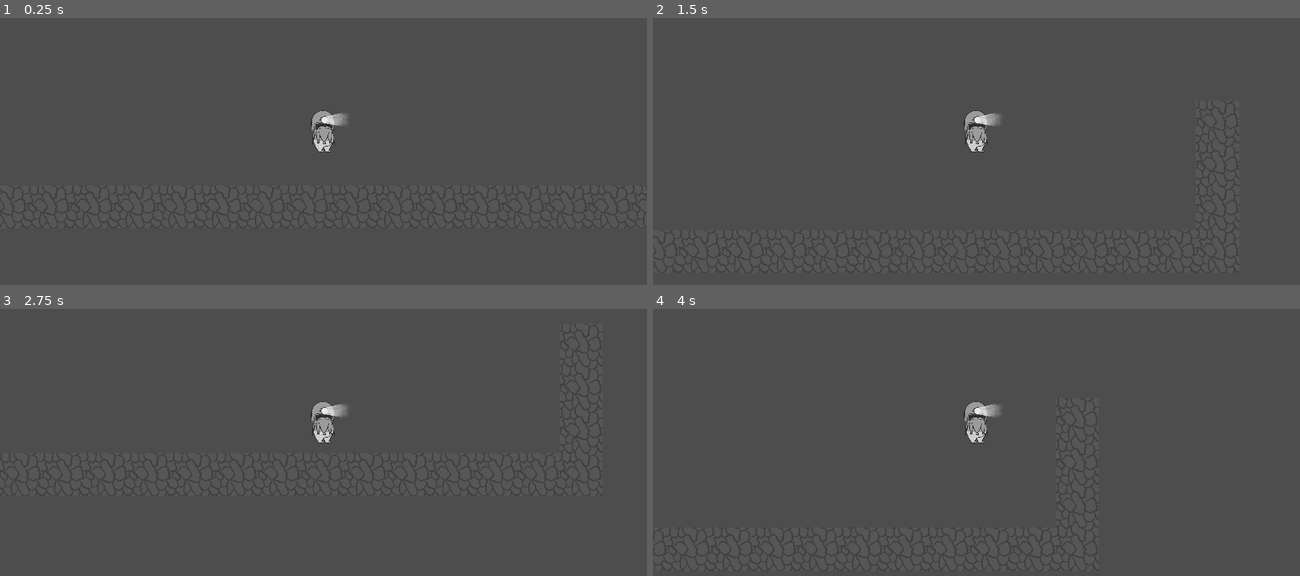
Above: before the commit, frames 1-4 (two rows, left to right).
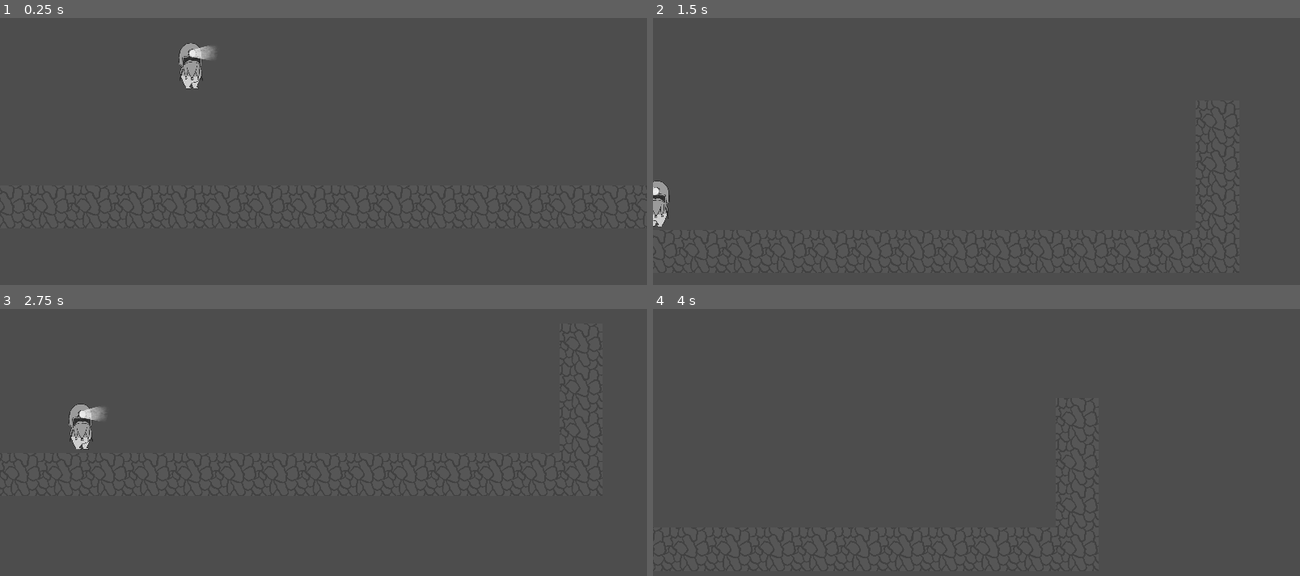
Above: after the commit, the same moments.

Repository: nksacayan/ProjectDarkAndDiggy
Game: Godot game, scene res://levels/test_level.tscn
The game is run twice, just before and just after one commit, with the same random seed, the same clock (stepped at 60 frames per second) and the same inputs.
Inputs:
- Up to frame 1 (0.25 s): no input
- Up to frame 2 (1.5 s): hold D (move_right) from 0.53 s (still down); tap Space (jump) at 0.77 s
- Up to frame 3 (2.75 s): tap Space (jump) at 1.52 s; release D (move_right) at 2.03 s; hold A (move_left) from 2.03 s (still down)
- Up to frame 4 (4 s): release A (move_left) at 2.78 s; hold D (move_right) from 2.78 s (still down); tap Space (jump) at 3.02, 3.77 s

The runs differ from the first frame. In frame 1, 1.1% of the frame differs, in the area x 27-54%, y 9-51%; in frame 2, 0.9%; in frame 3, 1.1%; in frame 4, 0.5%.

Commit message:
Enemy Foundations
1st design of Patrol State.

Diff:
--- /dev/null
+++ b/enemy/kobold/kobold.tscn
@@ -0,0 +1,20 @@
+[gd_scene load_steps=4 format=3 uid="uid://cmmwqu3w11y2e"]
+
+[ext_resource type="Script" path="res://enemy/kobold/kobold_body.gd" id="1_g7ieu"]
+[ext_resource type="Texture2D" uid="uid://d3ypsypb2iomr" path="res://player/assets/sprites/test_dward.PNG" id="2_iw0ra"]
+
+[sub_resource type="CapsuleShape2D" id="CapsuleShape2D_26s4o"]
+radius = 81.0
+height = 298.0
+
+[node name="Kobold" type="CharacterBody2D"]
+script = ExtResource("1_g7ieu")
+
+[node name="Sprite2D" type="Sprite2D" parent="."]
+position = Vector2(47, -5)
+scale = Vector2(1, 1.109)
+texture = ExtResource("2_iw0ra")
+
+[node name="CollisionShape2D" type="CollisionShape2D" parent="."]
+position = Vector2(1, 0)
+shape = SubResource("CapsuleShape2D_26s4o")
--- /dev/null
+++ b/enemy/kobold/kobold_body.gd
@@ -0,0 +1,41 @@
+extends CharacterBody2D
+
+
+const _MOVE_SPEED: float = 50000.0
+const _JUMP_FORCE = -400.0
+
+var patrol_bound : float = 50.0
+var patrol_upper : float = 0.0
+var patrol_lower : float = 0.0
+
+# Get the gravity from the project settings to be synced with RigidBody nodes.
+var _gravity: int = ProjectSettings.get_setting("physics/2d/default_gravity")
+
+var state : State
+var state_factory : StateFactory
+
+func _ready():
+	state_factory = StateFactory.new()
+	change_state("patrol")
+	patrol_upper = position.x + patrol_bound
+	patrol_lower = position.x - patrol_bound
+
+func _physics_process(delta):
+	# Add the gravity.
+	if not is_on_floor():
+		velocity.y += _gravity * delta
+	# Fall.
+	velocity.y = velocity.y + _gravity * delta
+
+	move()
+
+func move():
+	state.move()
+
+func change_state(new_state_name):
+	if state != null:
+		state.queue_free()
+	state = state_factory.get_state(new_state_name).new()
+	print("state Created " + new_state_name)
+	state.setup(Callable(self, "change_state"),$Sprite2D, self)
+	add_child(state)
--- /dev/null
+++ b/enemy/states/patrol_state.gd
@@ -0,0 +1,42 @@
+extends State
+
+class_name PatrolState
+
+var move_mod : MovementModifier = MovementModifier.CENTER;
+
+var patrol_bound : float = 500.0
+var patrol_upper : float = 0.0
+var patrol_lower : float = 0.0
+
+enum MovementModifier {
+	LEFT = -1,
+	CENTER = 0,
+	RIGHT = 1
+}
+
+
+func _ready():
+	print("Patrol Ready")
+	move_mod = MovementModifier.RIGHT
+	patrol_upper = persistent_state.position.x + patrol_bound
+	patrol_lower = persistent_state.position.x - patrol_bound
+
+#change_state.call_func("chase") will change State to Chase
+func _physics_process(_delta):
+	print(" - Calling Patrol Physics ")
+	persistent_state.velocity.x = persistent_state._MOVE_SPEED * move_mod * _delta
+	persistent_state.move_and_slide()
+
+
+func _flip_direction():
+	sprite2D.flip_h = not sprite2D.flip_h
+	move_mod = move_mod * -1
+	print("Flipped")
+
+
+func move():
+	print(" - Calling Patrol move ")
+	print(persistent_state.position)
+	print(patrol_upper)
+	if persistent_state.position.x >= patrol_upper || persistent_state.position.x <= patrol_lower:
+		_flip_direction()
--- /dev/null
+++ b/enemy/states/state.gd
@@ -0,0 +1,23 @@
+# state.gd
+
+extends Node2D
+
+class_name State
+
+var change_state #Callable Function to Change between Patrol and Chase State
+var sprite2D #Enemy Sprit, used to flip when changing directions
+var persistent_state # "Enemy" Unit. Should be kobolod_body.gd
+var velocity = 0
+
+# Writing _delta instead of delta here prevents the unused variable warning.
+func _physics_process(_delta):
+	print(" - Calling State Physics ")
+	persistent_state.move_and_slide(persistent_state.velocity, Vector2.UP) #This IDK what its for but the godot docs had it sooo
+
+func setup(change_state, sprite2D, persistent_state):
+	self.change_state = change_state
+	self.sprite2D = sprite2D
+	self.persistent_state = persistent_state
+
+func move(): #Passes movement implementation to the individual states.
+	pass
--- /dev/null
+++ b/enemy/states/state_factory.gd
@@ -0,0 +1,15 @@
+class_name StateFactory
+
+var states : Dictionary
+
+func _init():
+	states = {
+		"patrol": PatrolState,
+		#"chase": ChaseState
+}
+
+func get_state(state_name):
+	if states.has(state_name):
+		return states.get(state_name)
+	else:
+		printerr("No state ", state_name, " in state factory!")
--- a/levels/test_level.tscn
+++ b/levels/test_level.tscn
@@ -1,7 +1,8 @@
-[gd_scene load_steps=3 format=3 uid="uid://c4pgqxkirjwoj"]
+[gd_scene load_steps=4 format=3 uid="uid://c4pgqxkirjwoj"]
 
 [ext_resource type="TileSet" uid="uid://n1ugbsf4yjas" path="res://tile_stuff/default_tileset.tres" id="1_2g07l"]
 [ext_resource type="PackedScene" uid="uid://cd6ndg0vgc407" path="res://player/player.tscn" id="2_yqqgh"]
+[ext_resource type="PackedScene" uid="uid://cmmwqu3w11y2e" path="res://enemy/kobold/kobold.tscn" id="3_5ebml"]
 
 [node name="TestLevel" type="Node2D"]
 
@@ -11,4 +12,7 @@
 layer_0/tile_data = PackedInt32Array(196608, 0, 0, 196609, 0, 0, 196610, 0, 0, 196611, 0, 0, 196612, 0, 0, 196613, 0, 0 …(271 unchanged characters)…
 
 [node name="PlayerBody" parent="." instance=ExtResource("2_yqqgh")]
+visible = false
 position = Vector2(992, 416)
+
+[node name="Kobold" parent="." instance=ExtResource("3_5ebml")]
